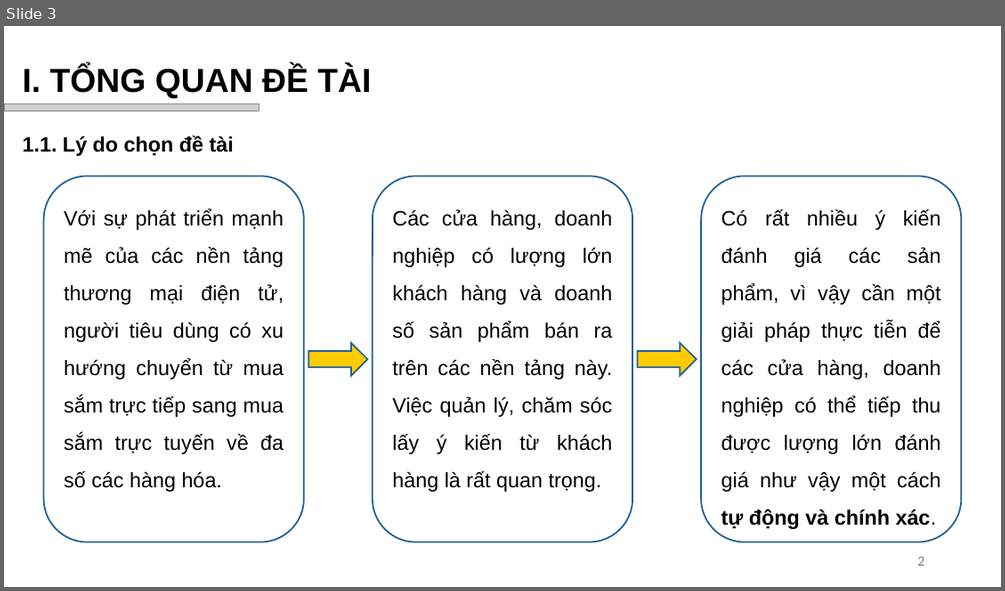
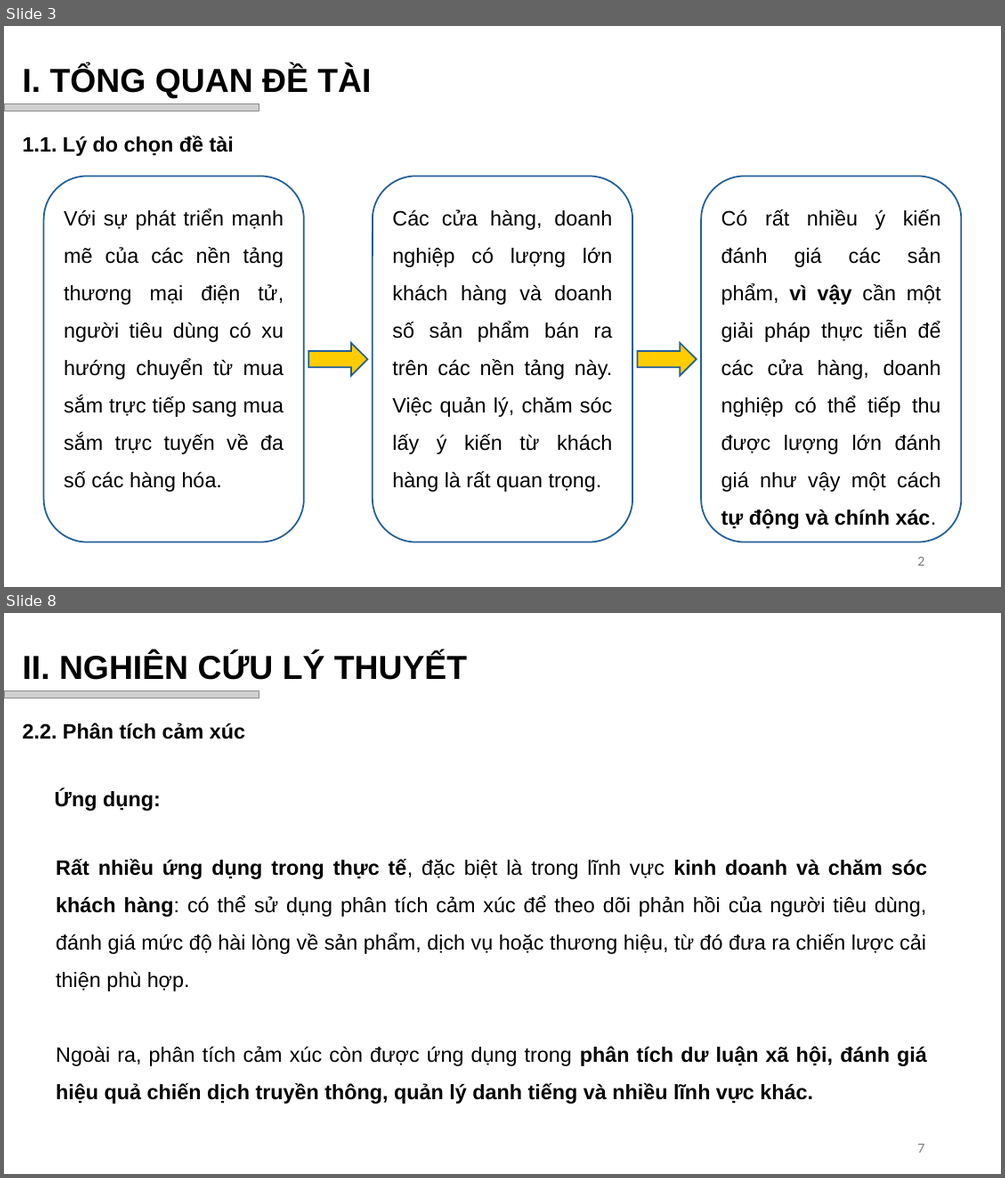
Before and after one commit to vhiepp/tn-da21ttb-110121209-duongvanhiep-sentiment-analysis, a slide deck: docs/pptx/Dương Văn Hiệp_110121209_DA21TTB.pptx. Shown one above the other, each under a label of ours: slide 3 before the commit, slides 3 and 8 after it; the slides between them are not shown. The pictures are 1005x591 and 1005x1178 pixels, drawn with LibreOffice and Linux fonts; fonts in the diff are those of the drawing; grey boxes stand for pictures; background and template pictures are left out. Boxes give left, top, right and bottom in pixels: in the first picture for what was removed or moved away, otherwise in the second. Text is boxed around its words. In the diff, an @@ line names an element or a change of style, - is before the commit and + after.

```diff
--- a/docs/pptx/Dương Văn Hiệp_110121209_DA21TTB.pptx
+++ b/docs/pptx/Dương Văn Hiệp_110121209_DA21TTB.pptx
@@ slide 8 added at [4,613,1001,1174], background #FFFFFF @@
@@ text added at [23,653,467,680], 32 pt, text #000000, bold @@
+II. NGHIÊN CỨU LÝ THUYẾT
@@ picture added at [4,690,259,698] @@
@@ text added at [23,722,245,739], 20 pt, text #000000, bold @@
+2.2. Phân tích cảm xúc
@@ text added at [55,789,161,811], 20 pt, text #000000, bold @@
+Ứng dụng:
@@ text added at [56,859,927,1103], 20 pt, text #000000 @@
+Rất nhiều ứng dụng trong thực tế, đặc biệt là trong lĩnh vực kinh doanh và chăm sóc khách hàng: có thể sử dụng phân tích cảm xúc để theo dõi phản hồi của người tiêu dùng, đánh giá mức độ hài lòng về sản phẩm, dịch vụ hoặc thương hiệu, từ đó đưa ra chiến lược cải thiện phù hợp.
+Ngoài ra, phân tích cảm xúc còn được ứng dụng trong phân tích dư luận xã hội, đánh giá hiệu quả chiến dịch truyền thông, quản lý danh tiếng và nhiều lĩnh vực khác.
@@ page number added at [917,1143,924,1152], 12 pt, text #797979 @@
+7
@@ slide 3 changed as well @@
@@ rounded rectangle "Có rất nhiều ý kiến ..." at [701,176,961,542]: bold on in "vì vậy" @@
```
Also in this commit, not shown: 1 other slide changed, 14 other slides added, 1 slide removed.
